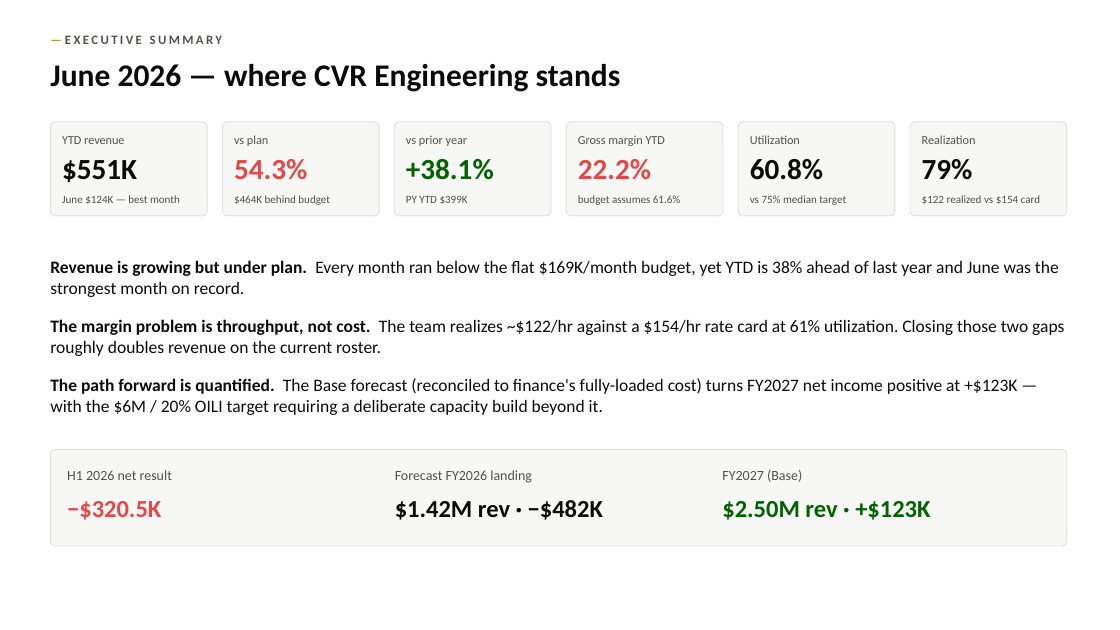
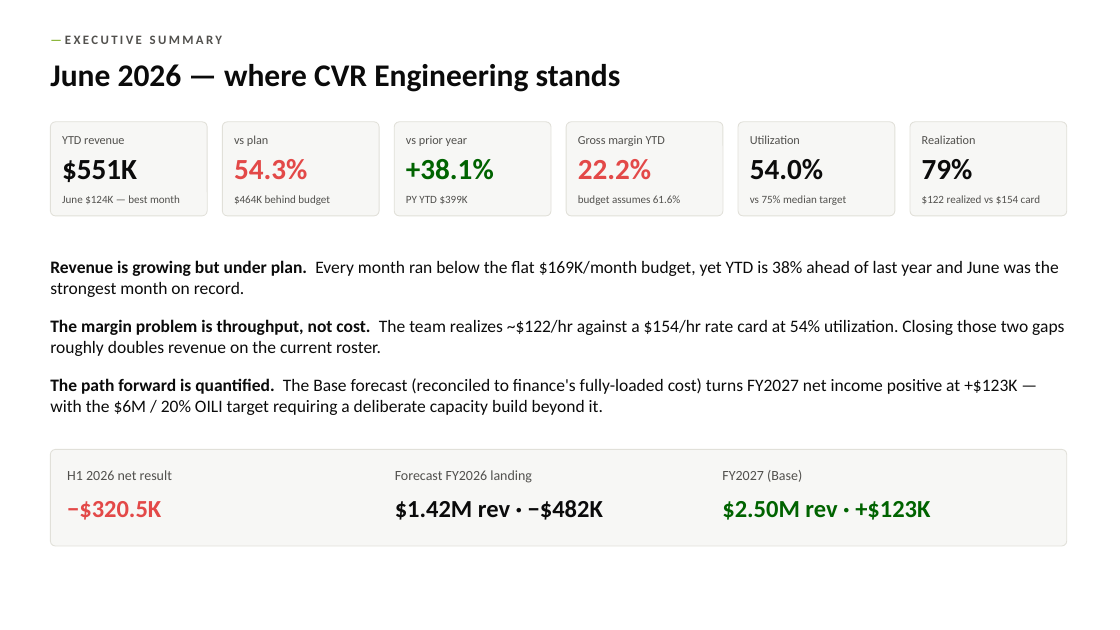
Before and after one commit to codlingjim-debug/CVR---Financial, a slide deck: slide 3 of reports/CVR_Deck_Jun2026.pptx. Drawn at 1120x630 pixels with LibreOffice and Linux fonts; fonts in the diff are those of the drawing. Boxes give left, top, right and bottom in pixels: in the first picture for what was removed or moved away, otherwise in the second. Text is boxed around its words. In the diff, an @@ line names an element or a change of style, - is before the commit and + after.

```diff
--- a/reports/CVR_Deck_Jun2026.pptx
+++ b/reports/CVR_Deck_Jun2026.pptx
@@ text at box(750, 159, 823, 180): text changed @@
-60.8%
+54.0%
@@ text at box(50, 319, 1064, 356): text changed @@
-The margin problem is throughput, not cost. The team realizes ~$122/hr against a $154/hr rate card at 61% utilization. Closing those two gaps roughly doubles revenue on the current roster.
+The margin problem is throughput, not cost. The team realizes ~$122/hr against a $154/hr rate card at 54% utilization. Closing those two gaps roughly doubles revenue on the current roster.
```
Also in this commit, not shown: 8 other slides changed, 1 slide added, 7 other files.
